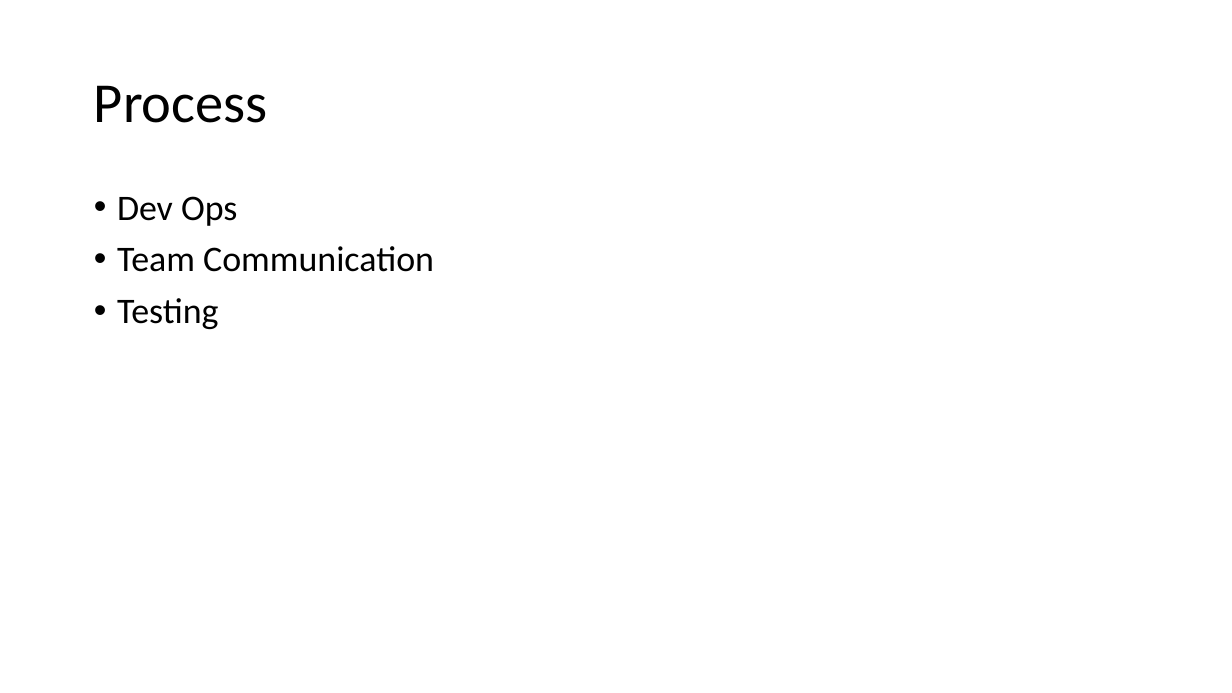
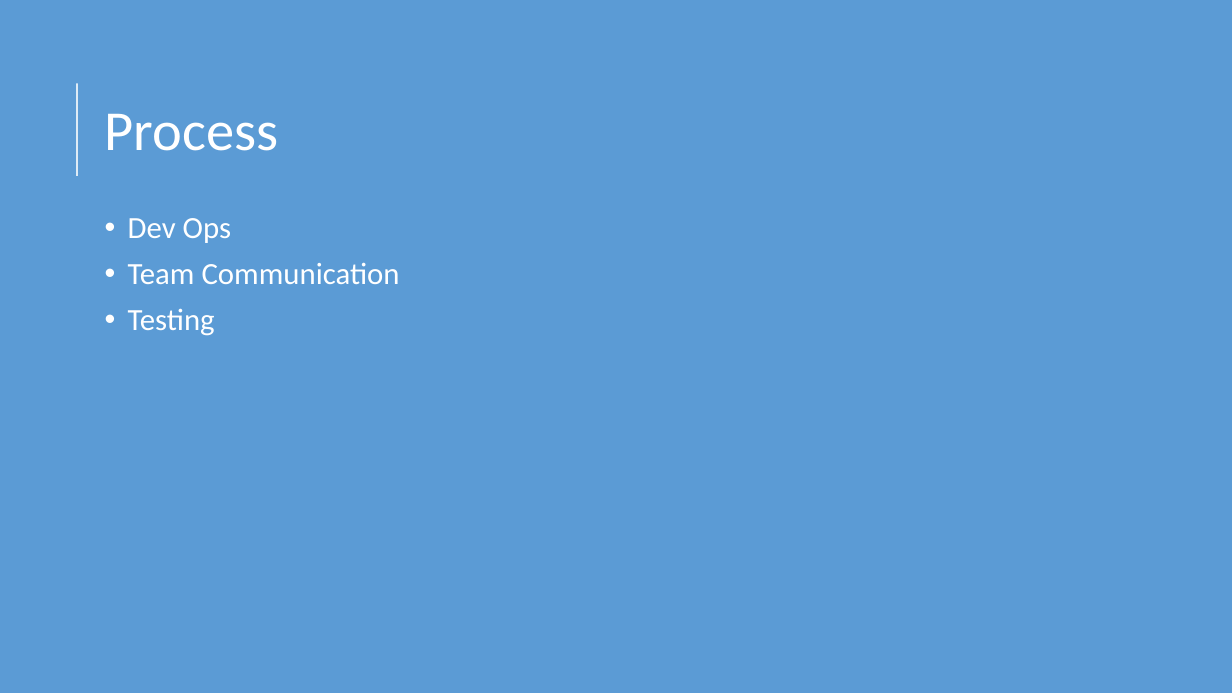
Before and after one commit to JordoCo/DXHack2016, a slide deck: slide 5 of Presentation/PhoneDump.pptx. Drawn at 1232x693 pixels with LibreOffice and Linux fonts; fonts in the diff are those of the drawing. Boxes give left, top, right and bottom in pixels: in the first picture for what was removed or moved away, otherwise in the second. Text is boxed around its words. In the diff, an @@ line names an element or a change of style, - is before the commit and + after.

Commit message:
Updated PowerPoint Deck
Changed theme, added problem statement slide and DevOps slide.

```diff
--- a/Presentation/PhoneDump.pptx
+++ b/Presentation/PhoneDump.pptx
@@ rectangle added at (x1=0, y1=0, x2=1232, y2=693), fill #5B9BD5 @@
@@ line added from (77, 176) to (77, 83), #FFFFFF 1.5 pt @@
@@ title "Process" moved from (x1=94, y1=85, x2=268, y2=123) to (x1=105, y1=114, x2=279, y2=151) @@
@@ title "Process" at (x1=105, y1=114, x2=279, y2=151): text colour #000000 to #FFFFFF @@
@@ text "Dev Ops" moved from (x1=117, y1=196, x2=434, y2=329) to (x1=128, y1=218, x2=400, y2=336) @@
@@ text "Dev Ops" at (x1=128, y1=218, x2=400, y2=336): size 28 to 24 pt, text colour #000000 to #FFFFFF @@
```
Also in this commit, not shown: 2 other slides changed, 1 slide added, 1 other file.
